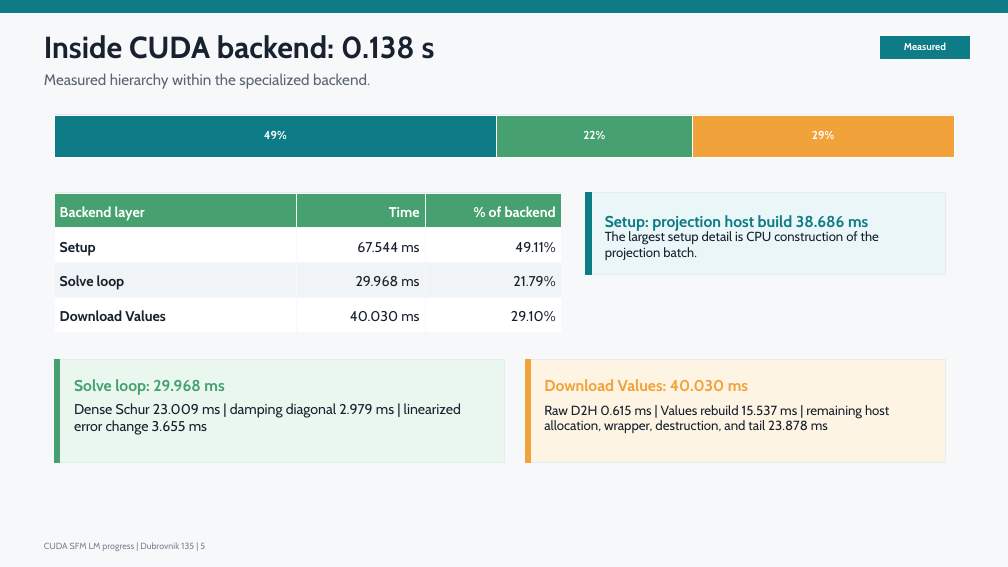
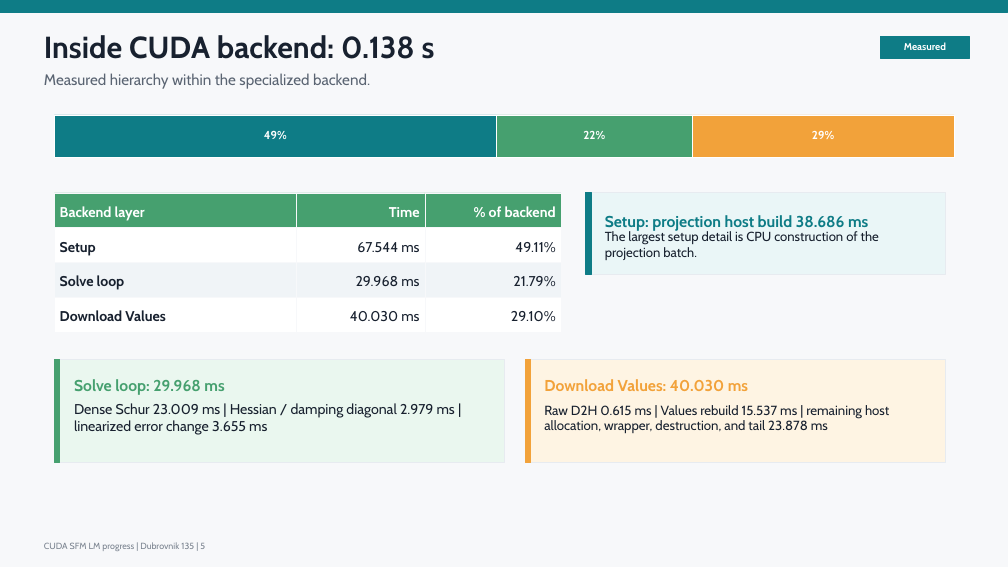
Before and after one commit to borglab/gtsam, a slide deck: slide 5 of timing/sfm_ba/benchmark_logs/20260710T_cuda_sfm_progress/cuda_sfm_progress_update.pptx. Drawn at 1008x567 pixels with LibreOffice and Linux fonts; fonts in the diff are those of the drawing. Boxes give left, top, right and bottom in pixels: in the first picture for what was removed or moved away, otherwise in the second. Text is boxed around its words. In the diff, an @@ line names an element or a change of style, - is before the commit and + after.

```diff
--- a/timing/sfm_ba/benchmark_logs/20260710T_cuda_sfm_progress/cuda_sfm_progress_update.pptx
+++ b/timing/sfm_ba/benchmark_logs/20260710T_cuda_sfm_progress/cuda_sfm_progress_update.pptx
@@ text at (74,403,455,435): text changed @@
-Dense Schur 23.009 ms | damping diagonal 2.979 ms | linearized error change 3.655 ms
+Dense Schur 23.009 ms | Hessian / damping diagonal 2.979 ms | linearized error change 3.655 ms
```
Also in this commit, not shown: 3 other slides changed, 1 other file.
